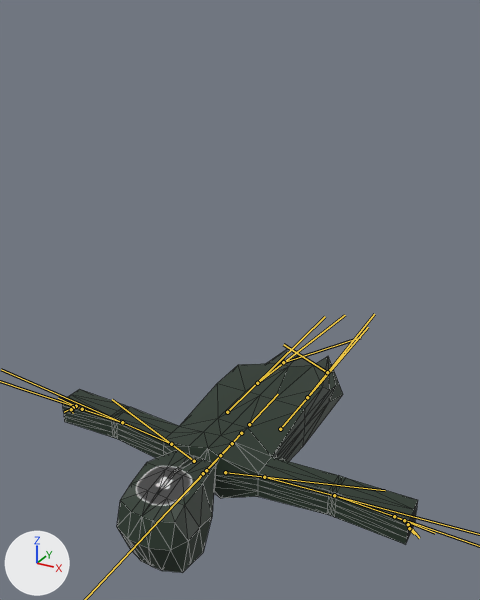
Renders of the glTF model Project/Resources/Model/Ghost/Ghost.gltf from each side of a commit.
Both versions are drawn from a camera (50 mm lens) standing at (2.91, -5.76, 2.5) and looking at (-0.04, -0.38, -0.19). The lights are fixed; the arrows at lower left show +X, +Y and +Z. The bones that change are drawn over the model as lines. Mesh edges are drawn as thin lines.

Objects in the first picture: '立方体.001'.
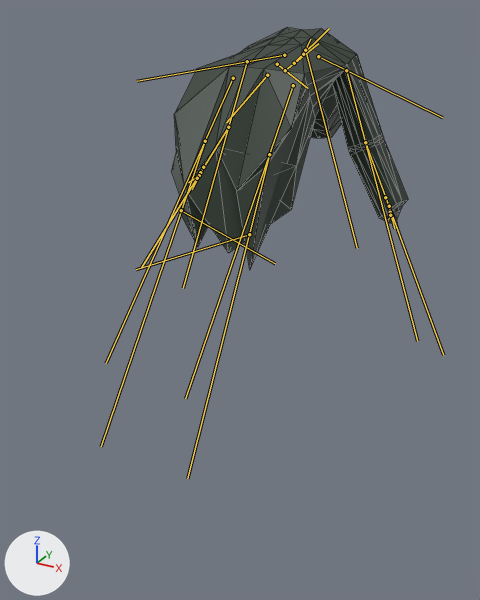
The newer file adds an action. The first version stands in its rest pose; the second is drawn at frame 20 of the action '04_Dead'.

Pixel boxes (x1, y1, x2, y2) of what changed, in the pictures (480 x 600 px):
'立方体.001', posed (33% narrower, 8% taller)
    before: (62, 349, 418, 573)
    after: (171, 27, 408, 269)
bone 'mixamorig:Hips', root to tip
    before: (249, 424) to (278, 394)
    after: (267, 75) to (226, 122)
bone 'mixamorig:Spine', root to tip
    before: (241, 433) to (200, 477)
    after: (277, 64) to (307, 88)
bone 'mixamorig:Spine1', root to tip
    before: (232, 443) to (181, 497)
    after: (285, 70) to (318, 43)
bone 'mixamorig:Spine2', root to tip
    before: (220, 455) to (158, 521)
    after: (294, 63) to (329, 28)
bone 'mixamorig:Neck', root to tip
    before: (206, 470) to (193, 484)
    after: (303, 54) to (310, 39)
bone 'mixamorig:LeftShoulder', root to tip
    before: (194, 461) to (112, 399)
    after: (318, 56) to (442, 117)
bone 'mixamorig:LeftArm', root to tip
    before: (171, 444) to (1, 369)
    after: (346, 70) to (417, 341)
bone 'mixamorig:LeftHand', root to tip
    before: (82, 409) to (58, 398)
    after: (385, 197) to (398, 232)
bone 'mixamorig:LeftHandIndex1', root to tip
    before: (76, 406) to (64, 412)
    after: (389, 206) to (394, 228)
bone 'mixamorig:LeftHandIndex2', root to tip
    before: (73, 407) to (66, 411)
    after: (390, 212) to (392, 221)
bone 'mixamorig:LeftHandIndex3', root to tip
    before: (71, 409) to (73, 413)
    after: (390, 215) to (388, 219)
bone 'mixamorig:RightShoulder', root to tip
    before: (225, 472) to (385, 490)
    after: (284, 55) to (137, 81)
bone 'mixamorig:RightHand', root to tip
    before: (394, 516) to (435, 533)
    after: (203, 167) to (192, 189)
bone 'mixamorig:RightHandIndex1', root to tip
    before: (404, 520) to (418, 536)
    after: (200, 172) to (193, 185)
bone 'mixamorig:RightHandIndex2', root to tip
    before: (408, 524) to (419, 538)
    after: (199, 175) to (188, 182)
bone 'mixamorig:RightHandIndex3', root to tip
    before: (409, 528) to (414, 534)
    after: (197, 178) to (192, 179)
bone 'mixamorig:LeftUpLeg', root to tip
    before: (227, 412) to (325, 316)
    after: (293, 85) to (185, 398)
bone 'mixamorig:LeftLeg', root to tip
    before: (257, 383) to (345, 315)
    after: (269, 154) to (187, 478)
bone 'mixamorig:LeftFoot', root to tip
    before: (283, 362) to (360, 337)
    after: (249, 234) to (136, 269)
bone 'mixamorig:RightUpLeg', root to tip
    before: (280, 429) to (368, 327)
    after: (233, 78) to (106, 363)
bone 'mixamorig:RightLeg', root to tip
    before: (307, 397) to (374, 314)
    after: (205, 141) to (101, 446)
bone 'mixamorig:RightFoot', root to tip
    before: (327, 372) to (283, 344)
    after: (181, 210) to (275, 263)

The change in detail:
Bone 'mixamorig:Hips' (bone_mixamorig_hips) moves from (0.0, 0.0, 0.0) to (-0.03, 1.17, -14.72).
Bone 'mixamorig:Hips' (bone_mixamorig_hips) turns from (0, 0, 0) to (28, 2, -173) degrees about its own x, y and z.
Bone 'mixamorig:Spine' (bone_mixamorig_spine) turns from (0, 0, 0) to (-48, 2, 11) degrees about its own x, y and z.
Bone 'mixamorig:Spine1' (bone_mixamorig_spine1) turns from (0, 0, 0) to (32, 3, 1) degrees about its own x, y and z.
Bone 'mixamorig:Spine2' (bone_mixamorig_spine2) turns from (0, 0, 0) to (4, 3, 0) degrees about its own x, y and z.
Bone 'mixamorig:Neck' (bone_mixamorig_neck) turns from (0, 0, 0) to (18, -1, 0) degrees about its own x, y and z.
Bone 'mixamorig:Head' (bone_mixamorig_head) turns from (0, 0, 0) to (-80, 2, -5) degrees about its own x, y and z.
Bone 'mixamorig:LeftShoulder' (bone_mixamorig_leftshoulder) turns from (0, 0, 0) to (8, -3, -9) degrees about its own x, y and z.
Bone 'mixamorig:LeftArm' (bone_mixamorig_leftarm) turns from (0, 0, 0) to (11, -10, -57) degrees about its own x, y and z.
Bone 'mixamorig:LeftForeArm' (bone_mixamorig_leftforearm) turns from (0, 0, 0) to (6, -1, 6) degrees about its own x, y and z.
Bone 'mixamorig:LeftHand' (bone_mixamorig_lefthand) turns from (0, 0, 0) to (-1, 0, -6) degrees about its own x, y and z.
Bone 'mixamorig:LeftHandIndex1' (bone_mixamorig_lefthandindex1) turns from (0, 0, 0) to (-36, 5, 3) degrees about its own x, y and z.
Bone 'mixamorig:LeftHandIndex2' (bone_mixamorig_lefthandindex2) turns from (0, 0, 0) to (-22, 3, 41) degrees about its own x, y and z.
Bone 'mixamorig:LeftHandIndex3' (bone_mixamorig_lefthandindex3) turns from (0, 0, 0) to (-26, -15, -10) degrees about its own x, y and z.
Bone 'mixamorig:RightShoulder' (bone_mixamorig_rightshoulder) turns from (0, 0, 0) to (5, 5, 4) degrees about its own x, y and z.
Bone 'mixamorig:RightArm' (bone_mixamorig_rightarm) turns from (0, 0, 0) to (6, 22, 68) degrees about its own x, y and z.
Bone 'mixamorig:RightForeArm' (bone_mixamorig_rightforearm) turns from (0, 0, 0) to (6, 2, -18) degrees about its own x, y and z.
Bone 'mixamorig:RightHand' (bone_mixamorig_righthand) turns from (0, 0, 0) to (-6, 12, -4) degrees about its own x, y and z.
Bone 'mixamorig:RightHandIndex1' (bone_mixamorig_righthandindex1) turns from (0, 0, 0) to (-33, -6, -6) degrees about its own x, y and z.
Bone 'mixamorig:RightHandIndex2' (bone_mixamorig_righthandindex2) turns from (0, 0, 0) to (3, 4, -53) degrees about its own x, y and z.
Bone 'mixamorig:RightHandIndex3' (bone_mixamorig_righthandindex3) turns from (0, 0, 0) to (-35, -7, 22) degrees about its own x, y and z.
Bone 'mixamorig:LeftUpLeg' (bone_mixamorig_leftupleg) moves from (0.0, 0.0, 0.0) to (0.0, 0.05, -0.1).
Bone 'mixamorig:LeftUpLeg' (bone_mixamorig_leftupleg) turns from (0, 0, 0) to (-17, -9, 10) degrees about its own x, y and z.
Bone 'mixamorig:LeftLeg' (bone_mixamorig_leftleg) turns from (0, 0, 0) to (-13, 2, 0) degrees about its own x, y and z.
Bone 'mixamorig:LeftFoot' (bone_mixamorig_leftfoot) turns from (0, 0, 0) to (-2, -25, -13) degrees about its own x, y and z.
Bone 'mixamorig:RightUpLeg' (bone_mixamorig_rightupleg) moves from (0.0, 0.0, 0.0) to (0.0, -0.05, 0.1).
Bone 'mixamorig:RightUpLeg' (bone_mixamorig_rightupleg) turns from (0, 0, 0) to (-15, 6, 3) degrees about its own x, y and z.
Bone 'mixamorig:RightLeg' (bone_mixamorig_rightleg) turns from (0, 0, 0) to (-4, 2, -1) degrees about its own x, y and z.
Bone 'mixamorig:RightFoot' (bone_mixamorig_rightfoot) turns from (0, 0, 0) to (16, 39, 32) degrees about its own x, y and z.
